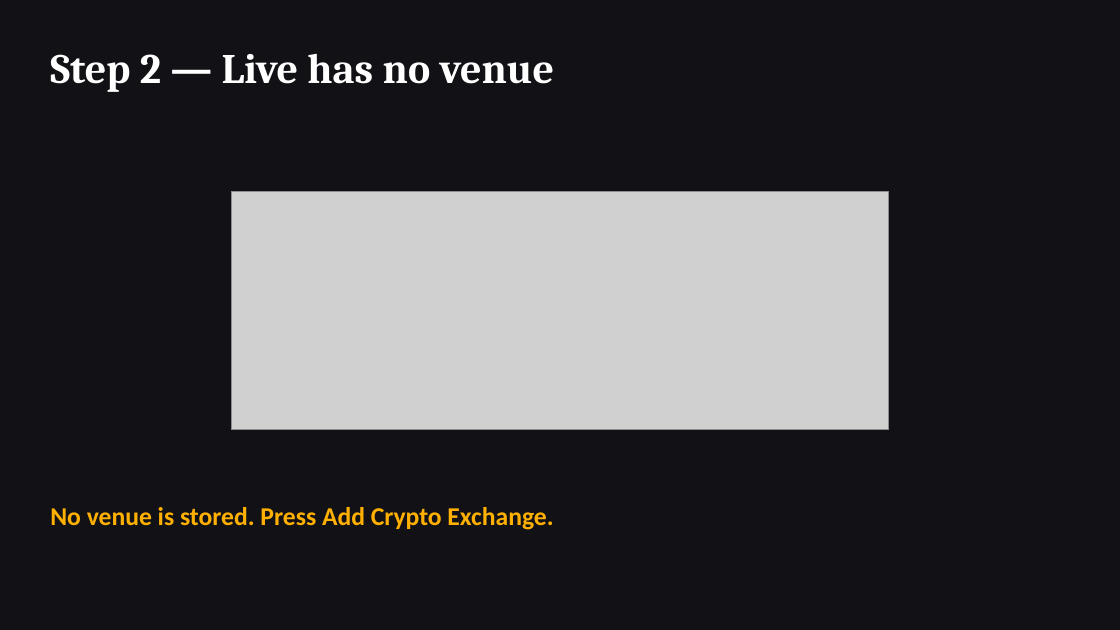
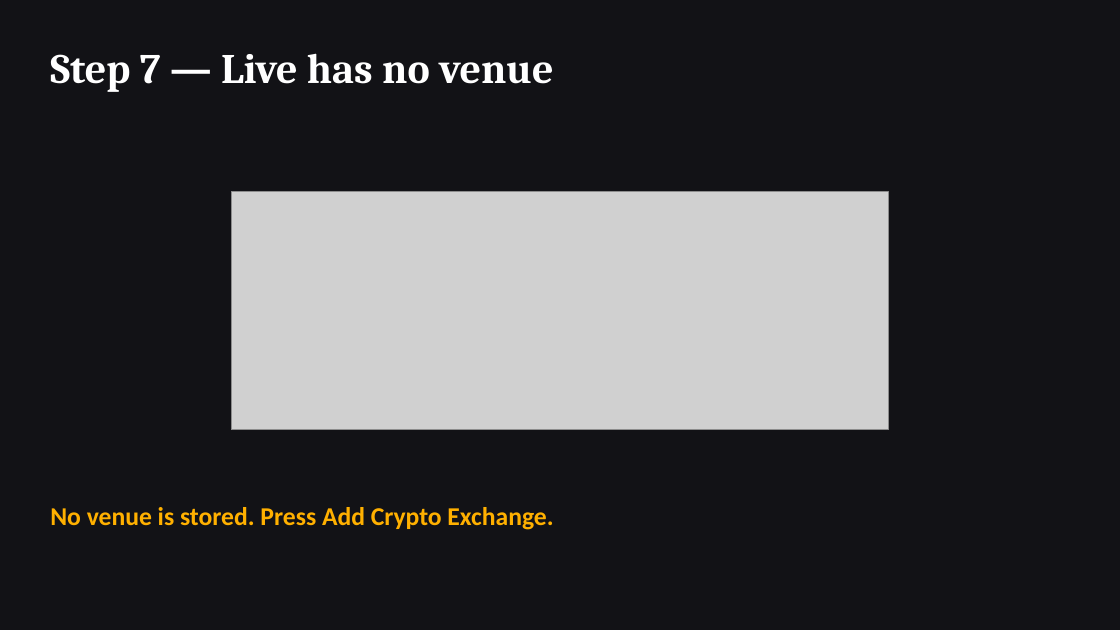
Before and after one commit to Acervator-LLC/ACERVATOR, a slide deck: slide 7 of docs/new-user-procedure/New-User-Procedure.pptx (slide 2 before the commit). Drawn at 1120x630 pixels with LibreOffice and Linux fonts; fonts in the diff are those of the drawing; grey boxes stand for pictures. Boxes give left, top, right and bottom in pixels: in the first picture for what was removed or moved away, otherwise in the second. Text is boxed around its words. In the diff, an @@ line names an element or a change of style, - is before the commit and + after.

```diff
--- a/docs/new-user-procedure/New-User-Procedure.pptx
+++ b/docs/new-user-procedure/New-User-Procedure.pptx
@@ text at <box>50,53,554,92</box>: text changed @@
-Step 2 — Live has no venue
+Step 7 — Live has no venue
```
Also in this commit, not shown: 6 other slides changed, 20 slides added, 5 other files.
